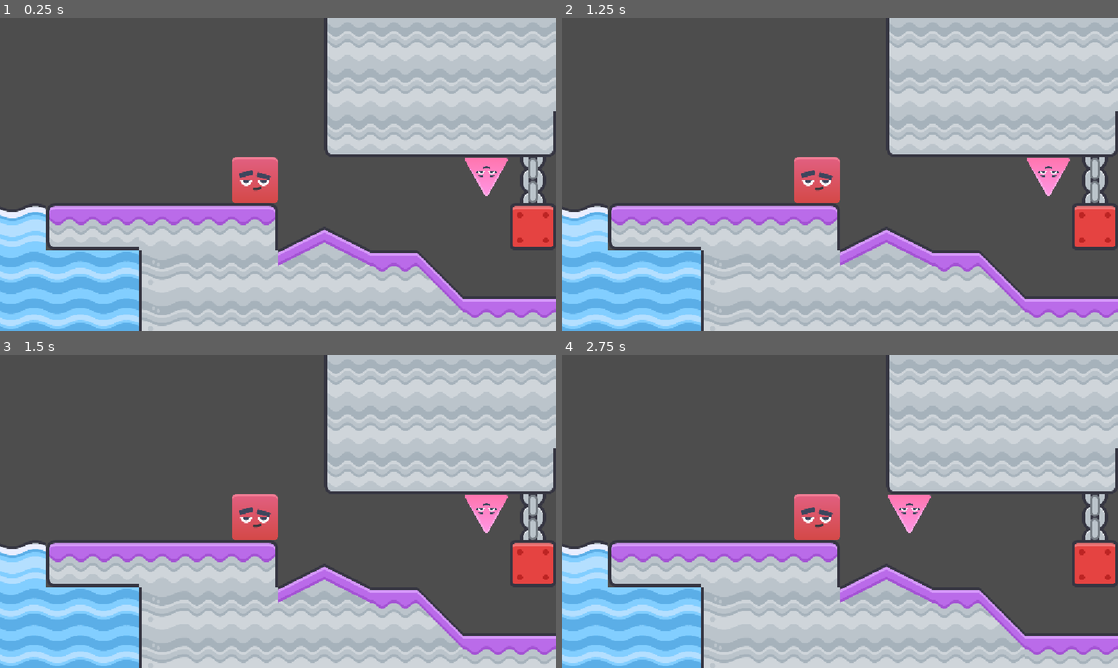
Above: before the commit, frames 1-4 (two rows, left to right).
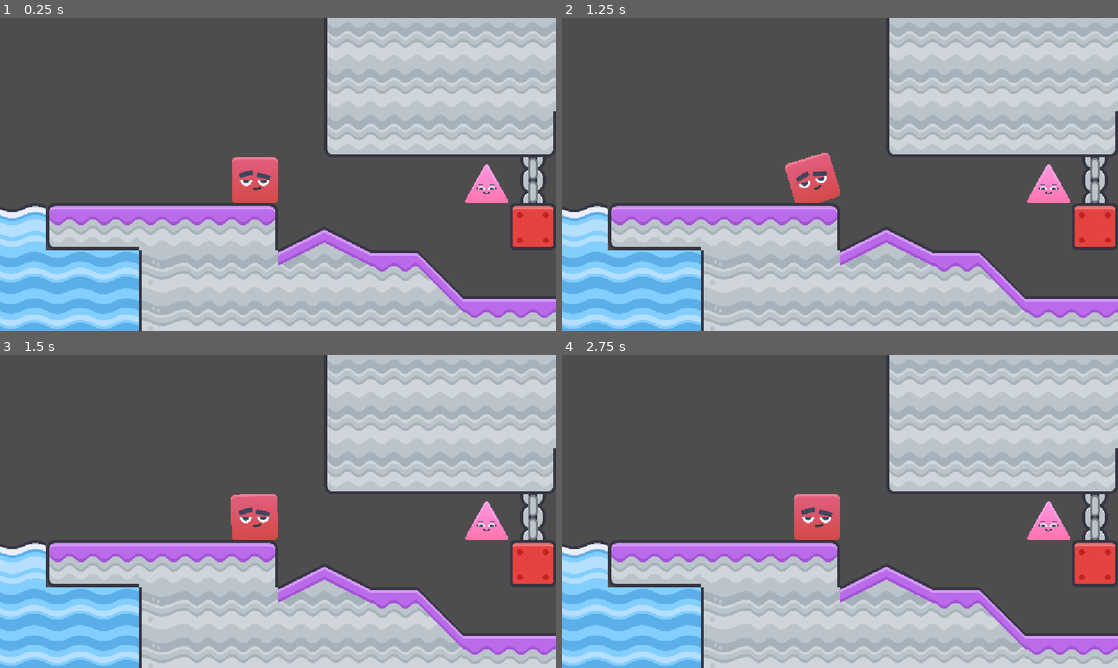
Above: after the commit, the same moments.

Repository: pklito/juniper-jam
Game: Godot game, scene res://scenes/levels/title_screen.tscn
Same seed, same stepped clock (60 frames per second), same inputs: the game is played once before the commit and once after it. The project has no main scene, so this scene is started directly.
Inputs (mouse positions are in pixels of both pictures, inside the frame that each line leads up to):
- Up to frame 1 (0.25 s): no input
- Up to frame 2 (1.25 s): tap Enter at 0.5 s; drag from (817, 180) to (1051, 171) at 0.52 s
- Up to frame 3 (1.5 s): drag from (489, 508) to (255, 517) at 1.27 s
- Up to frame 4 (2.75 s): move the mouse to (895, 442) at 2.02 s; click (895, 442) at 2.17 s

The runs differ from the first frame. In frame 1, 0.7% of the frame differs, in the area x 83-92%, y 44-60%; in frame 2, 1.3%, in the area x 40-92%, y 43-60%; in frame 3, 0.8%; in frame 4, 1.0%.

Commit message:
stumble animation

Diff:
--- a/scenes/game.tscn
+++ b/scenes/game.tscn
@@ -38,6 +38,7 @@
 shape = SubResource("RectangleShape2D_8w10v")
 
 [node name="base" type="Sprite2D" parent="pl_square" unique_id=1977819106]
+z_index = -1
 scale = Vector2(0.8, 0.8)
 texture = ExtResource("3_0tnpc")
 
@@ -57,6 +58,7 @@
 shape = SubResource("CircleShape2D_bbk5w")
 
 [node name="player2" type="Sprite2D" parent="pl_triangle" unique_id=1567448684]
+z_index = -1
 position = Vector2(0, 12)
 scale = Vector2(0.243, 0.25)
 texture = ExtResource("6_dinhu")
--- a/scripts/game.gd
+++ b/scripts/game.gd
@@ -44,7 +44,10 @@
 
 # Players
 class Player:
+	var current_angle: float = 0.0
+	var tween : Tween
 	var pos : Vector2i
+	var prev_pos : Vector2i
 	var ground_dir : int = 0
 	var player_node : Node2D
 	var tile_config : TileSetConfig
@@ -90,10 +93,25 @@
 			return true
 		return false
 
+	func reset_tween():
+		if tween != null:
+			tween.kill()
+		tween = player_node.create_tween()
+		tween.bind_node(player_node)
+
+	func is_moving() -> bool:
+		return pos != prev_pos
+
+	func update_graphics_animated():
+		pass
+
+	func _finish_move():
+		update_graphics()
 
 	func update_graphics() -> void:
+		prev_pos = pos
 		player_node.position = tile_config.pos_to_pixel(pos)
-		player_node.rotation_degrees = ground_dir * 90
+		# player_node.global_rotation_degrees = ground_dir * 90
 	func move_left() -> void:
 		var test_dir = posmod(ground_dir + 1, 4)
 		_move_internal(Utils.dir_to_vec2(test_dir))
@@ -107,11 +125,64 @@
 		_rotate_to_wall(Utils.dir_to_vec2(posmod(ground_dir + 1, 4)))
 		_move_internal(Utils.dir_to_vec2(posmod(ground_dir + 1, 4)))
 		_rotate_to_wall(Utils.dir_to_vec2(posmod(ground_dir + 1, 4)))
+		reset_tween()
+		tween.bind_node(player_node)
+		tween.tween_property(player_node, "global_position", tile_config.pos_to_pixel(pos), 0.2)
+		tween.parallel()
+		current_angle -= 90
+		tween.tween_property(player_node, "rotation_degrees", current_angle, 0.2)
+		tween.tween_callback(self._finish_move)
 
 	func move_right() -> void:
 		_rotate_to_wall(Utils.dir_to_vec2(posmod(ground_dir - 1, 4)))
+		var pre_pos := pos
+		var pre_dir := ground_dir
 		_move_internal(Utils.dir_to_vec2(posmod(ground_dir - 1, 4)))
+		var post_pos := pos
+		var post_dir := ground_dir
 		_rotate_to_wall(Utils.dir_to_vec2(posmod(ground_dir - 1, 4)))
+		_do_animation(pre_pos, pre_dir, post_pos, post_dir, true)
+
+	func _do_anim_stumble(duration : float = 0.2):
+		reset_tween()
+		var p_b := player_node.position
+		tween.set_trans(Tween.TRANS_BOUNCE)
+		tween.tween_property(player_node, "position", p_b + Vector2(-10,0), duration/4)
+		tween.parallel().tween_property(player_node, "rotation_degrees", player_node.rotation_degrees-20, duration/4)
+
+		tween.tween_property(player_node, "position", p_b + Vector2(10,0), duration/4)
+		tween.parallel().tween_property(player_node, "rotation_degrees", player_node.rotation_degrees+20, duration/4)
+
+		tween.tween_property(player_node, "position", p_b, duration/4)
+		tween.parallel().tween_property(player_node, "rotation_degrees", player_node.rotation_degrees, duration/4)
+
+		tween.tween_callback(self._finish_move)
+
+
+
+	func _do_animation(a_pos : Vector2i, a_dir : int, b_pos : Vector2i, b_dir : int, moved_right: bool, duration : float = 0.2):
+		reset_tween()
+		if a_pos == b_pos:
+			_do_anim_stumble(duration)
+			return
+
+		if b_dir == a_dir:
+			current_angle += 90
+
+			tween.tween_property(player_node, "global_position", tile_config.pos_to_pixel(b_pos), duration)
+			tween.parallel()
+			tween.tween_property(player_node, "rotation_degrees", current_angle, duration)
+			tween.tween_callback(self._finish_move)
+			return
+
+		# big corner
+		current_angle += 90
+		tween.tween_property(player_node, "rotation_degrees", current_angle, duration)
+		tween.parallel()
+		tween.tween_property(player_node, "global_position", tile_config.pos_to_pixel(b_pos), duration)
+
+		tween.tween_callback(self._finish_move)
+		return
 
 
 
@@ -181,8 +252,8 @@
 	_update_globals()
 	time += delta
 	time2 += delta
-	square.update_graphics()
-	triangle.update_graphics()
+	square.update_graphics_animated()
+	triangle.update_graphics_animated()
 
 	if time < 0.3:
 		return
--- a/scripts/triangle.gd
+++ b/scripts/triangle.gd
@@ -1,3 +1,4 @@
+class_name TriangleClass
 extends Node2D
 
 
